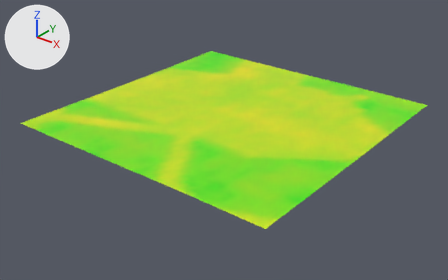
An edit to the glTF model public/assets/hasselby/terrain_1_1.glb, drawn before and after from the same camera.
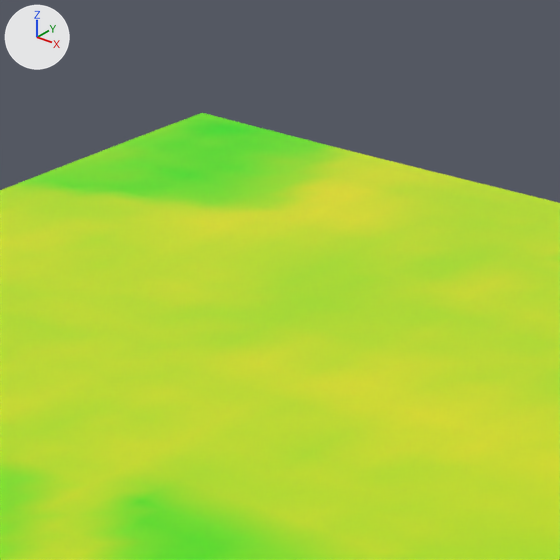
Old and new are each drawn whole from a camera (50 mm lens) standing at (60.7, -154.6, 72.6) and looking at (-41.9, -26.3, -6.9) and again close up on the part from 37% to 66% of the width and 9% to 56% of the height. Arrows for +X, +Y and +Z are at upper left; the lights stay in place. The last two pictures show the newer version. Vertices at exactly the same position are counted once.

Objects in the first close-up: 'terrain_1_1'.
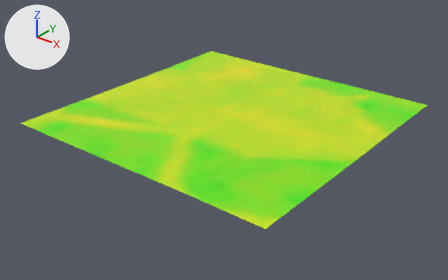
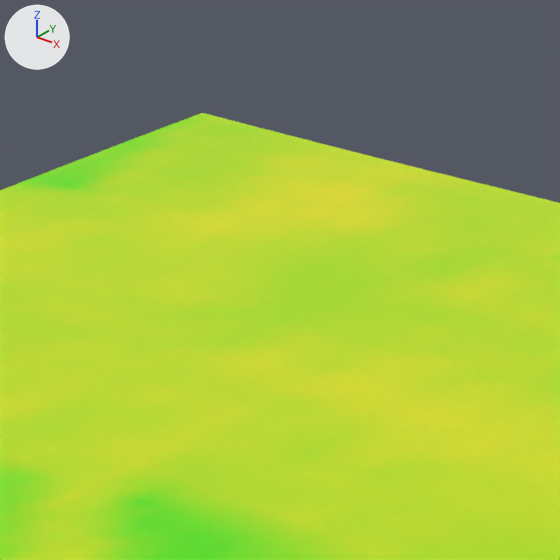
Changed parts and their boxes (x1, y1, x2, y2) in the close-ups (560 x 560 px):
part 1 of me_terrain_1_1, recoloured: (70, 113, 325, 203) in both
part 2 of me_terrain_1_1, recoloured (green to yellow): (70, 145, 353, 210) in both
part 3 of me_terrain_1_1, recoloured (green to yellow): (158, 163, 340, 214) in both

The change, as a list of edits to the scene's bpy script:
```text
Change me_terrain_1_1:
    where me_terrain_1_1.from_pydata(...)  # 1936 vertices, 3698 faces; spans x -85.0..0.0, y -65.0..20.0, z -0.2..0.1
    used by ob_terrain_1_1; location = (0.0, 0.0, 0.0)
    me_terrain_1_1 part 1: 146 faces centred in x -84.3..-69.8, y -2.4..19.3, z 0.0..0.1 are repainted in the vertex colours; the middle colour goes from green #6eff00 to green #caff00
    me_terrain_1_1 part 2: 53 faces centred in x -79.7..-65.9, y -3.1..19.3, z 0.0..0.1 are repainted in the vertex colours; the middle colour goes from green #a8ff00 to yellow #e7ff00
    me_terrain_1_1 part 3: 27 faces centred in x -71.8..-61.9, y -1.1..17.4, z 0.0..0.1 are repainted in the vertex colours; the middle colour goes from green #ddff00 to yellow #f3ff00
```
